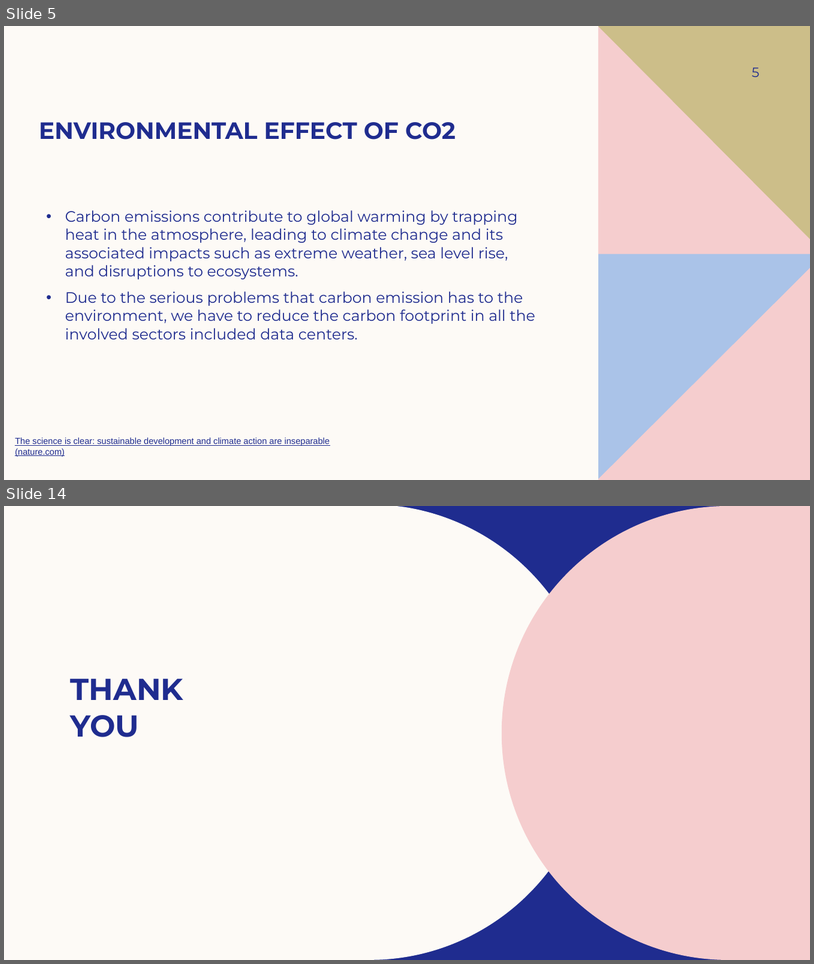
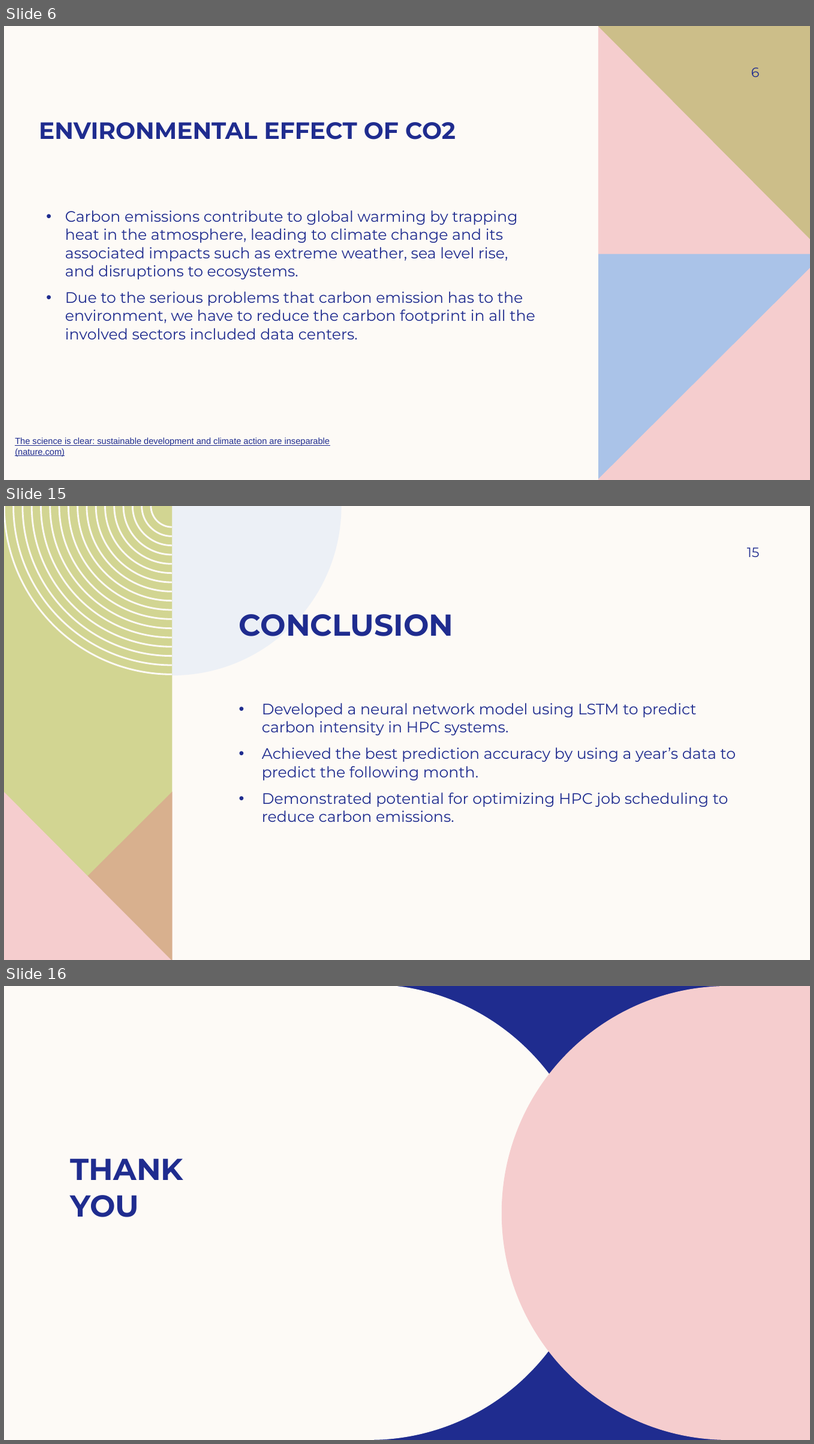
Before and after one commit to Fatemehbozorgi97/Carbon-emission-prediction-, a slide deck: Carbon emission prediction.pptx. Shown one above the other, each under a label of ours: slides 5 and 14 before the commit, slides 6, 15 and 16 after it; the slides between them are not shown. The pictures are 814x964 and 814x1444 pixels, drawn with LibreOffice and Linux fonts; fonts in the diff are those of the drawing; background and template pictures are left out. Boxes give left, top, right and bottom in pixels: in the first picture for what was removed or moved away, otherwise in the second. Text is boxed around its words. In the diff, an @@ line names an element or a change of style, - is before the commit and + after.

```diff
--- a/Carbon emission prediction.pptx
+++ b/Carbon emission prediction.pptx
@@ slide 15 added at box(4, 506, 810, 960), background #FDFAF6 @@
@@ freeform shape added at box(4, 506, 172, 960), fill #D2D592 @@
@@ freeform shape added at box(4, 506, 172, 675), fill #FDFAF6 @@
@@ freeform shape added at box(172, 506, 342, 675), fill #DDE7F6 at 50% opacity @@
@@ page number added at box(747, 547, 760, 557), 16 pt, text #1F2C8F @@
+15
@@ title added at box(239, 614, 454, 636), 36 pt, text #1F2C8F, bold @@
+CONCLUSION
@@ text added at box(262, 703, 737, 822), 18 pt, text #1F2C8F @@
+• Developed a neural network model using LSTM to predict carbon intensity in HPC systems.
+• Achieved the best prediction accuracy by using a year’s data to predict the following month.
+• Demonstrated potential for optimizing HPC job scheduling to reduce carbon emissions.
@@ freeform shape added at box(4, 791, 173, 960), fill #DE8C8C at 50% opacity @@
@@ freeform shape added at box(4, 791, 172, 960), fill #F5CDCE @@
@@ what was slide 5 is now slide 6 @@
@@ page number at box(752, 67, 760, 77): text changed @@
-5
+6
@@ what was slide 14 is now slide 16 @@
```
Also in this commit, not shown: 10 slides changed, 2 other slides added, 1 slide removed, 2 other files.
